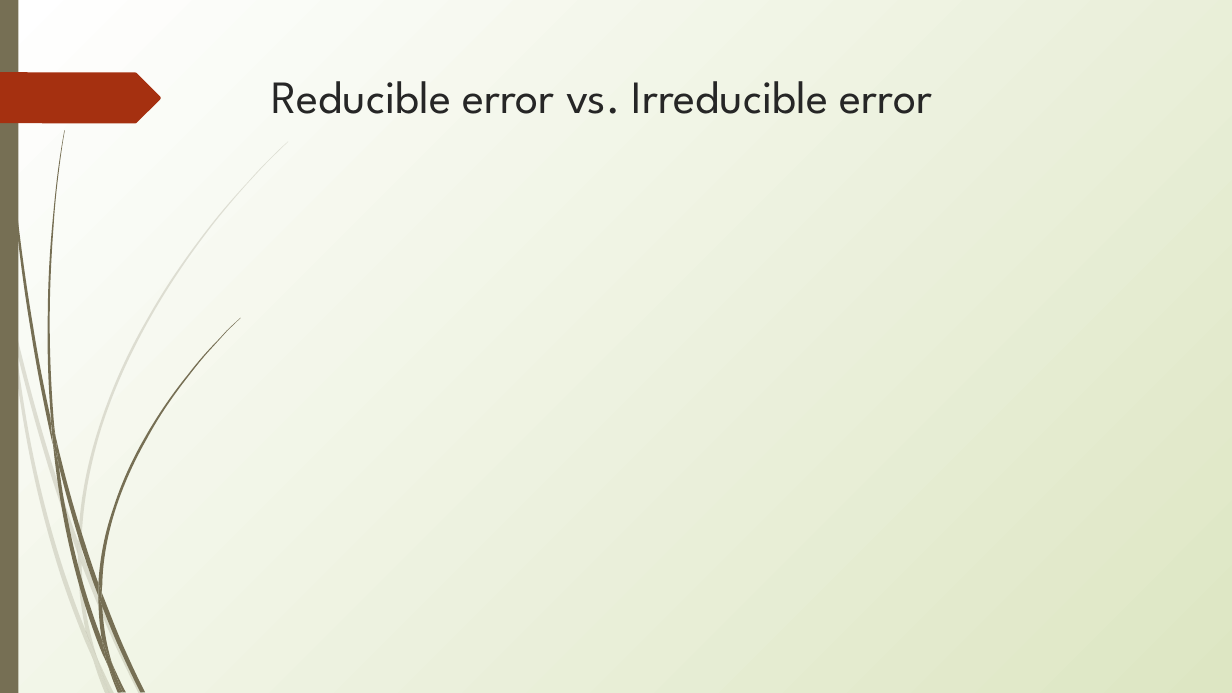
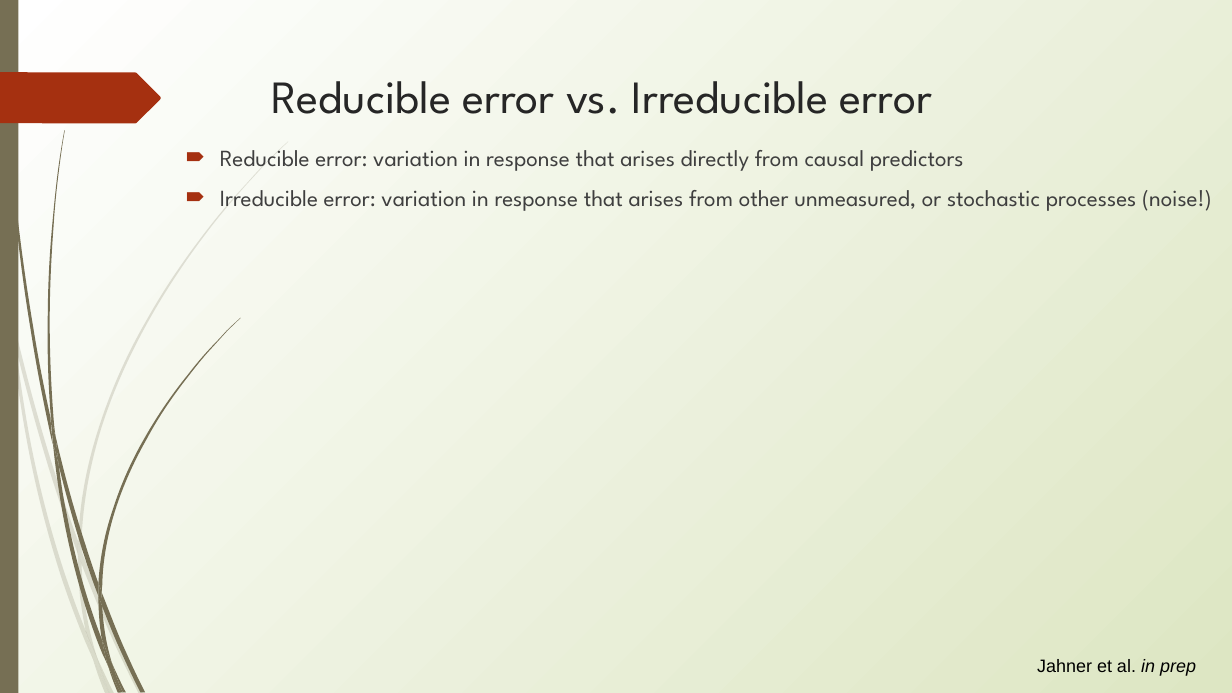
Before and after one commit to erynmcfarlane/GraduateStatsClass, a slide deck: slide 16 of Lecture1 _v2.pptx. Drawn at 1232x693 pixels with LibreOffice and Linux fonts; fonts in the diff are those of the drawing. Boxes give left, top, right and bottom in pixels: in the first picture for what was removed or moved away, otherwise in the second. Text is boxed around its words. In the diff, an @@ line names an element or a change of style, - is before the commit and + after.

```diff
--- a/Lecture1 _v2.pptx
+++ b/Lecture1 _v2.pptx
@@ text added at [220, 150, 1212, 211], 18 pt, text #3F3F3F @@
+🠶 Reducible error: variation in response that arises directly from causal predictors
+🠶 Irreducible error: variation in response that arises from other unmeasured, or stochastic processes (noise!)
@@ text added at [1037, 659, 1196, 676], 14 pt, text #000000 @@
+Jahner et al. in prep
```
Also in this commit, not shown: 3 slides added, 1 slide removed.
